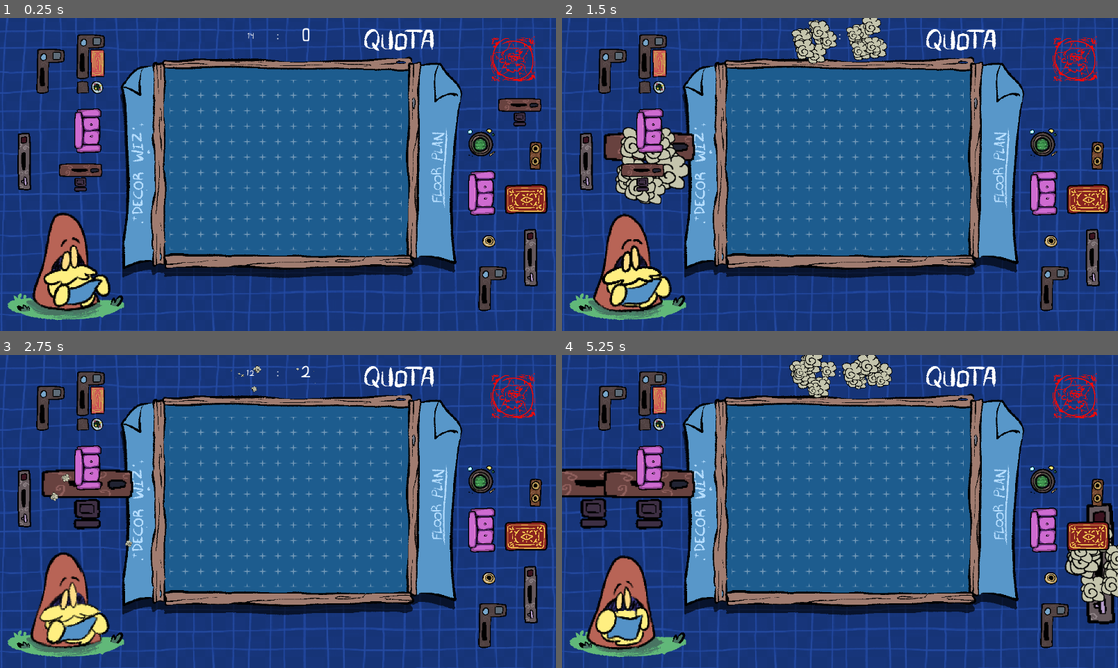
Above: before the commit, frames 1-4 (two rows, left to right).
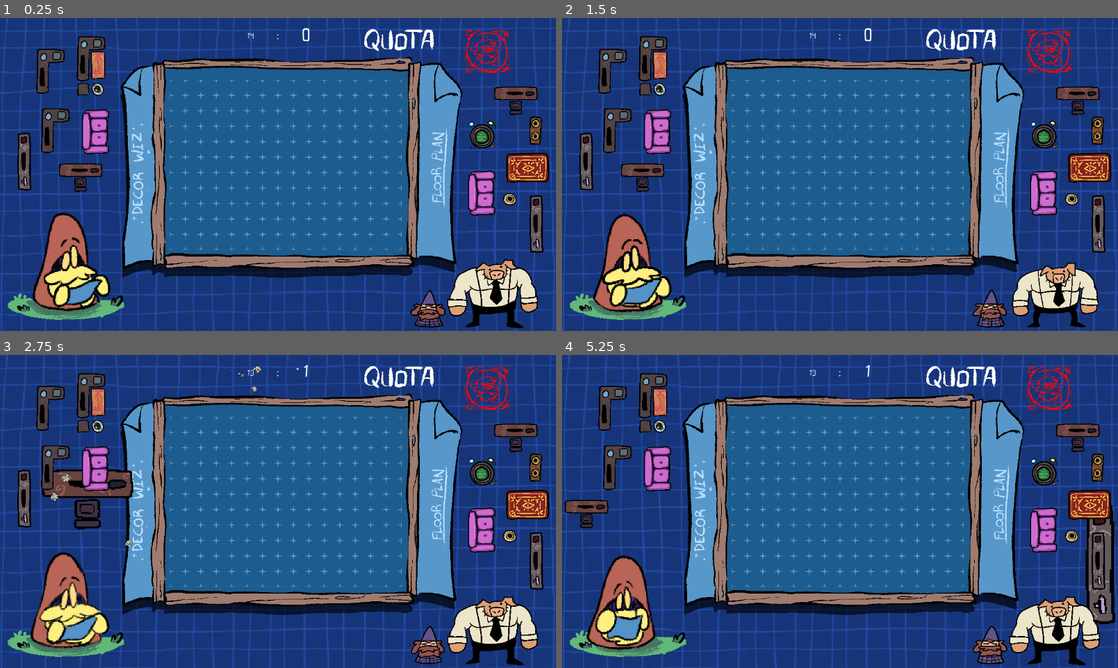
Above: after the commit, the same moments.

Repository: Greatmystic/DecorWizard
Game: Godot game, scene res://Content/Scenes/Levels/main.tscn
Same seed, same stepped clock (60 frames per second), same inputs: the game is played once before the commit and once after it.
Inputs (mouse positions are in pixels of both pictures, inside the frame that each line leads up to):
- Up to frame 1 (0.25 s): no input
- Up to frame 2 (1.5 s): move the mouse to (1079, 121) at 0.52 s; tap Space (ScaleSpell) at 0.6, 1.35 s; click (1079, 121) at 0.67 s; move the mouse to (639, 187) at 1.27 s; click (639, 187) at 1.42 s
- Up to frame 3 (2.75 s): move the mouse to (77, 524) at 2.02 s; tap Space (ScaleSpell) at 2.1 s; click (77, 524) at 2.17 s
- Up to frame 4 (5.25 s): tap Space (ScaleSpell) every 0.75 s from 2.85 to 5.1 s; click (639, 524) at 2.92 s; move the mouse to (584, 520) at 3.52 s; click (584, 520) at 3.67 s; move the mouse to (1090, 617) at 4.27 s; click (1090, 617) at 4.42 s; move the mouse to (1090, 617) at 5.02 s; click (1090, 617) at 5.17 s

The runs differ from the first frame. In frame 1, 8.7% of the frame differs, in the area x 7-99%, y 3-100%; in frame 2, 12%; in frame 3, 8.4%; in frame 4, 13%, in the area x 0-100%, y 0-100%.

Commit message:
Fixed some texture filtering

Diff:
--- a/Content/Scenes/Blocks/block_t_copy.tscn
+++ b/Content/Scenes/Blocks/block_t_copy.tscn
@@ -51,6 +51,7 @@
 sources/3 = SubResource("TileSetAtlasSource_kh4g7")
 
 [node name="BlockT-COPY" type="Node2D"]
+texture_filter = 1
 script = ExtResource("1_31j34")
 
 [node name="Small" type="Node2D" parent="."]
--- /dev/null
+++ b/Content/Scenes/Blocks/boarman.tscn
@@ -0,0 +1,66 @@
+[gd_scene load_steps=10 format=3 uid="uid://bym45nodgj0yd"]
+
+[ext_resource type="Texture2D" uid="uid://dkr7qhjg5mk50" path="res://Content/Sprites/Gnome Wizard IDLE.png" id="1_soptx"]
+
+[sub_resource type="AtlasTexture" id="AtlasTexture_cbdgd"]
+atlas = ExtResource("1_soptx")
+region = Rect2(0, 0, 128, 128)
+
+[sub_resource type="AtlasTexture" id="AtlasTexture_qt15c"]
+atlas = ExtResource("1_soptx")
+region = Rect2(128, 0, 128, 128)
+
+[sub_resource type="AtlasTexture" id="AtlasTexture_xxehu"]
+atlas = ExtResource("1_soptx")
+region = Rect2(256, 0, 128, 128)
+
+[sub_resource type="AtlasTexture" id="AtlasTexture_igyvm"]
+atlas = ExtResource("1_soptx")
+region = Rect2(384, 0, 128, 128)
+
+[sub_resource type="AtlasTexture" id="AtlasTexture_4afa8"]
+atlas = ExtResource("1_soptx")
+region = Rect2(512, 0, 128, 128)
+
+[sub_resource type="AtlasTexture" id="AtlasTexture_m2sbn"]
+atlas = ExtResource("1_soptx")
+region = Rect2(640, 0, 128, 128)
+
+[sub_resource type="AtlasTexture" id="AtlasTexture_ak386"]
+atlas = ExtResource("1_soptx")
+region = Rect2(768, 0, 128, 128)
+
+[sub_resource type="SpriteFrames" id="SpriteFrames_toqo7"]
+animations = [{
+"frames": [{
+"duration": 3.0,
+"texture": SubResource("AtlasTexture_cbdgd")
+}, {
+"duration": 2.0,
+"texture": SubResource("AtlasTexture_qt15c")
+}, {
+"duration": 3.0,
+"texture": SubResource("AtlasTexture_xxehu")
+}, {
+"duration": 3.0,
+"texture": SubResource("AtlasTexture_igyvm")
+}, {
+"duration": 3.0,
+"texture": SubResource("AtlasTexture_4afa8")
+}, {
+"duration": 3.0,
+"texture": SubResource("AtlasTexture_m2sbn")
+}, {
+"duration": 2.0,
+"texture": SubResource("AtlasTexture_ak386")
+}],
+"loop": true,
+"name": &"default",
+"speed": 24.0
+}]
+
+[node name="Boarman" type="AnimatedSprite2D"]
+texture_filter = 1
+sprite_frames = SubResource("SpriteFrames_toqo7")
+autoplay = "default"
+frame_progress = 0.306326
--- a/Content/Scenes/Blocks/carpet.tscn
+++ b/Content/Scenes/Blocks/carpet.tscn
@@ -88,6 +88,7 @@
 [node name="Sprite2D" type="Sprite2D" parent="Big"]
 
 [node name="TileMap" type="TileMap" parent="Big"]
+texture_filter = 1
 position = Vector2(-16, -16)
 tile_set = SubResource("TileSet_av8p7")
 format = 2
--- a/Content/Scenes/Blocks/cauldron.tscn
+++ b/Content/Scenes/Blocks/cauldron.tscn
@@ -78,6 +78,7 @@
 [node name="Sprite2D" type="Sprite2D" parent="Big"]
 
 [node name="TileMap" type="TileMap" parent="Big"]
+texture_filter = 1
 position = Vector2(-16, -16)
 tile_set = SubResource("TileSet_av8p7")
 format = 2
--- a/Content/Scenes/Blocks/desk_carpet.tscn
+++ b/Content/Scenes/Blocks/desk_carpet.tscn
@@ -70,6 +70,7 @@
 sources/2 = SubResource("TileSetAtlasSource_85bm6")
 
 [node name="DeskCarpet" type="Node2D"]
+texture_filter = 1
 script = ExtResource("1_4insw")
 
 [node name="Small" type="Node2D" parent="."]
--- /dev/null
+++ b/Content/Scenes/Blocks/gnome_wizard.tscn
@@ -0,0 +1,63 @@
+[gd_scene load_steps=10 format=3 uid="uid://chcb4lkucuh1a"]
+
+[ext_resource type="Texture2D" uid="uid://dlyyqcrtymw7i" path="res://Content/Sprites/boarman idle.png" id="1_7vup2"]
+
+[sub_resource type="AtlasTexture" id="AtlasTexture_4xhui"]
+atlas = ExtResource("1_7vup2")
+region = Rect2(0, 0, 192, 192)
+
+[sub_resource type="AtlasTexture" id="AtlasTexture_vqnk3"]
+atlas = ExtResource("1_7vup2")
+region = Rect2(192, 0, 192, 192)
+
+[sub_resource type="AtlasTexture" id="AtlasTexture_ktpkd"]
+atlas = ExtResource("1_7vup2")
+region = Rect2(384, 0, 192, 192)
+
+[sub_resource type="AtlasTexture" id="AtlasTexture_a1gcj"]
+atlas = ExtResource("1_7vup2")
+region = Rect2(576, 0, 192, 192)
+
+[sub_resource type="AtlasTexture" id="AtlasTexture_ei4ki"]
+atlas = ExtResource("1_7vup2")
+region = Rect2(768, 0, 192, 192)
+
+[sub_resource type="AtlasTexture" id="AtlasTexture_qnpwu"]
+atlas = ExtResource("1_7vup2")
+region = Rect2(960, 0, 192, 192)
+
+[sub_resource type="AtlasTexture" id="AtlasTexture_oolnd"]
+atlas = ExtResource("1_7vup2")
+region = Rect2(1152, 0, 192, 192)
+
+[sub_resource type="SpriteFrames" id="SpriteFrames_50qbx"]
+animations = [{
+"frames": [{
+"duration": 2.0,
+"texture": SubResource("AtlasTexture_4xhui")
+}, {
+"duration": 3.0,
+"texture": SubResource("AtlasTexture_vqnk3")
+}, {
+"duration": 3.0,
+"texture": SubResource("AtlasTexture_ktpkd")
+}, {
+"duration": 3.0,
+"texture": SubResource("AtlasTexture_a1gcj")
+}, {
+"duration": 3.0,
+"texture": SubResource("AtlasTexture_ei4ki")
+}, {
+"duration": 3.0,
+"texture": SubResource("AtlasTexture_qnpwu")
+}, {
+"duration": 3.0,
+"texture": SubResource("AtlasTexture_oolnd")
+}],
+"loop": true,
+"name": &"default",
+"speed": 24.0
+}]
+
+[node name="GnomeWizard" type="AnimatedSprite2D"]
+sprite_frames = SubResource("SpriteFrames_50qbx")
--- a/Content/Scenes/Blocks/i_block.tscn
+++ b/Content/Scenes/Blocks/i_block.tscn
@@ -50,6 +50,7 @@
 sources/6 = SubResource("TileSetAtlasSource_mlmtm")
 
 [node name="I Block" type="Node2D"]
+texture_filter = 1
 script = ExtResource("1_vpu8f")
 
 [node name="Small" type="Node2D" parent="."]
--- a/Content/Scenes/Blocks/pot.tscn
+++ b/Content/Scenes/Blocks/pot.tscn
@@ -48,11 +48,12 @@
 position = Vector2(-16, -16)
 tile_set = SubResource("TileSet_av8p7")
 format = 2
-layer_0/tile_data = PackedInt32Array(1, 2, 0)
+layer_0/tile_data = PackedInt32Array(0, 2, 0)
 
 [node name="Area2D" type="Area2D" parent="Small"]
 
 [node name="CollisionPolygon2D" type="CollisionPolygon2D" parent="Small/Area2D"]
+position = Vector2(-32, 0)
 polygon = PackedVector2Array(16, 16, 48, 16, 48, -16, 16, -16)
 
 [node name="CloudBurst" parent="Small" instance=ExtResource("5_uvojq")]
--- a/Content/Scenes/Blocks/pot_desk.tscn
+++ b/Content/Scenes/Blocks/pot_desk.tscn
@@ -65,6 +65,7 @@
 
 [node name="Big" type="Node2D" parent="."]
 visible = false
+texture_filter = 1
 
 [node name="Sprite2D" type="Sprite2D" parent="Big"]
 
--- a/Content/Scenes/Levels/main.tscn
+++ b/Content/Scenes/Levels/main.tscn
@@ -98,7 +98,7 @@
 [node name="Blocks" type="Node2D" parent="."]
 
 [node name="T-Desk" parent="Blocks" instance=ExtResource("10_qwwjj")]
-position = Vector2(1076, 212)
+position = Vector2(1068, 188)
 
 [node name="T-Desk2" parent="Blocks" instance=ExtResource("10_qwwjj")]
 position = Vector2(166, 347)
@@ -107,34 +107,34 @@
 position = Vector2(50, 346)
 
 [node name="I Block2" parent="Blocks" instance=ExtResource("10_tnufd")]
-position = Vector2(1099, 545)
+position = Vector2(1111, 475)
 
 [node name="L Block" parent="Blocks" instance=ExtResource("11_gew7y")]
 position = Vector2(88, 142)
 
 [node name="L Block2" parent="Blocks" instance=ExtResource("11_gew7y")]
-position = Vector2(1004, 592)
+position = Vector2(98, 265)
 
 [node name="PentaGurlu" parent="Blocks" instance=ExtResource("13_kt0hh")]
-position = Vector2(1064, 85)
+position = Vector2(1010, 68)
 
 [node name="DeskCarpet2" parent="Blocks" instance=ExtResource("12_sencg")]
-position = Vector2(171, 112)
+position = Vector2(172, 116)
 
 [node name="Cauldron" parent="Blocks" instance=ExtResource("14_efmqu")]
-position = Vector2(982, 243)
+position = Vector2(985, 227)
 
 [node name="Carpet" parent="Blocks" instance=ExtResource("15_6hm46")]
-position = Vector2(1058, 359)
+position = Vector2(1061, 294)
 
 [node name="Pot" parent="Blocks" instance=ExtResource("16_md281")]
-position = Vector2(981, 462)
+position = Vector2(1056, 375)
 
 [node name="PotDesk" parent="Blocks" instance=ExtResource("17_h4xgv")]
-position = Vector2(1110, 269)
+position = Vector2(1110, 217)
 
 [node name="Couch" parent="Blocks" instance=ExtResource("18_wk656")]
-position = Vector2(166, 202)
+position = Vector2(182, 204)
 
 [node name="Couch2" parent="Blocks" instance=ExtResource("18_wk656")]
 position = Vector2(982, 331)
--- a/Content/Scenes/decor.tscn
+++ b/Content/Scenes/decor.tscn
@@ -1,10 +1,11 @@
-[gd_scene load_steps=10 format=3 uid="uid://bt31o5csj4veb"]
+[gd_scene load_steps=11 format=3 uid="uid://clf5fet6cpmjs"]
 
 [ext_resource type="PackedScene" uid="uid://csjb381g3kwpq" path="res://Content/Scenes/FX/Wizard.tscn" id="1_xcjv8"]
 [ext_resource type="FontFile" uid="uid://ceji4fqg5top3" path="res://Content/Other/MA.ttf" id="2_dpo20"]
 [ext_resource type="PackedScene" uid="uid://1njuxk1fpxbx" path="res://Content/Scenes/FX/cloud_burst_small.tscn" id="2_nvhe1"]
 [ext_resource type="Texture2D" uid="uid://80juymxms28a" path="res://Content/Sprites/DecorWizardBG.png" id="2_tpb83"]
-[ext_resource type="AudioStream" uid="uid://bjjcy0lxiw8uu" path="res://Content/Sounds/Fiction Float.ogg" id="5_bw8aa"]
+[ext_resource type="PackedScene" uid="uid://chcb4lkucuh1a" path="res://Content/Scenes/Blocks/gnome_wizard.tscn" id="5_cp7bi"]
+[ext_resource type="PackedScene" uid="uid://bym45nodgj0yd" path="res://Content/Scenes/Blocks/boarman.tscn" id="6_ig5bg"]
 
 [sub_resource type="LabelSettings" id="LabelSettings_lyt0n"]
 font = ExtResource("2_dpo20")
@@ -130,6 +131,11 @@
 text = "WIN ! !"
 label_settings = SubResource("LabelSettings_odgvg")
 
-[node name="Music" type="AudioStreamPlayer2D" parent="."]
-stream = ExtResource("5_bw8aa")
-autoplay = true
+[node name="Boarman" parent="." instance=ExtResource("6_ig5bg")]
+position = Vector2(886, 587)
+frame_progress = 0.0210769
+
+[node name="GnomeWizard" parent="." instance=ExtResource("5_cp7bi")]
+position = Vector2(1022, 568)
+autoplay = "default"
+frame_progress = 0.385825
Not shown: 1 places in Content/Scenes/Blocks/i_block.tscn that only renumber resources
Not shown: 1 places in Content/Scenes/Levels/main.tscn that only renumber resources
Binary file added: Content/Sprites/Gnome Wizard IDLE.png
Not shown, added: Content/Sprites/Gnome Wizard IDLE.png.import
Binary file added: Content/Sprites/boarman idle.png
Not shown, added: Content/Sprites/boarman idle.png.import
